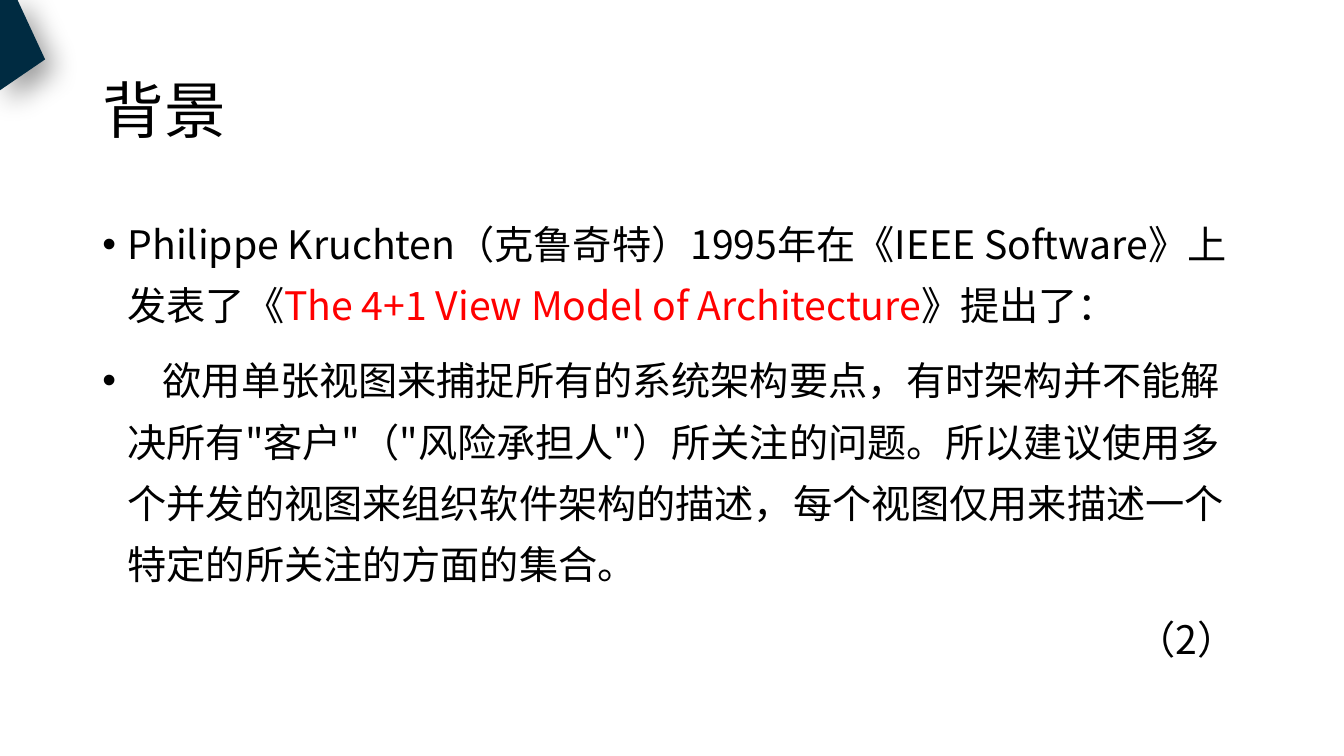
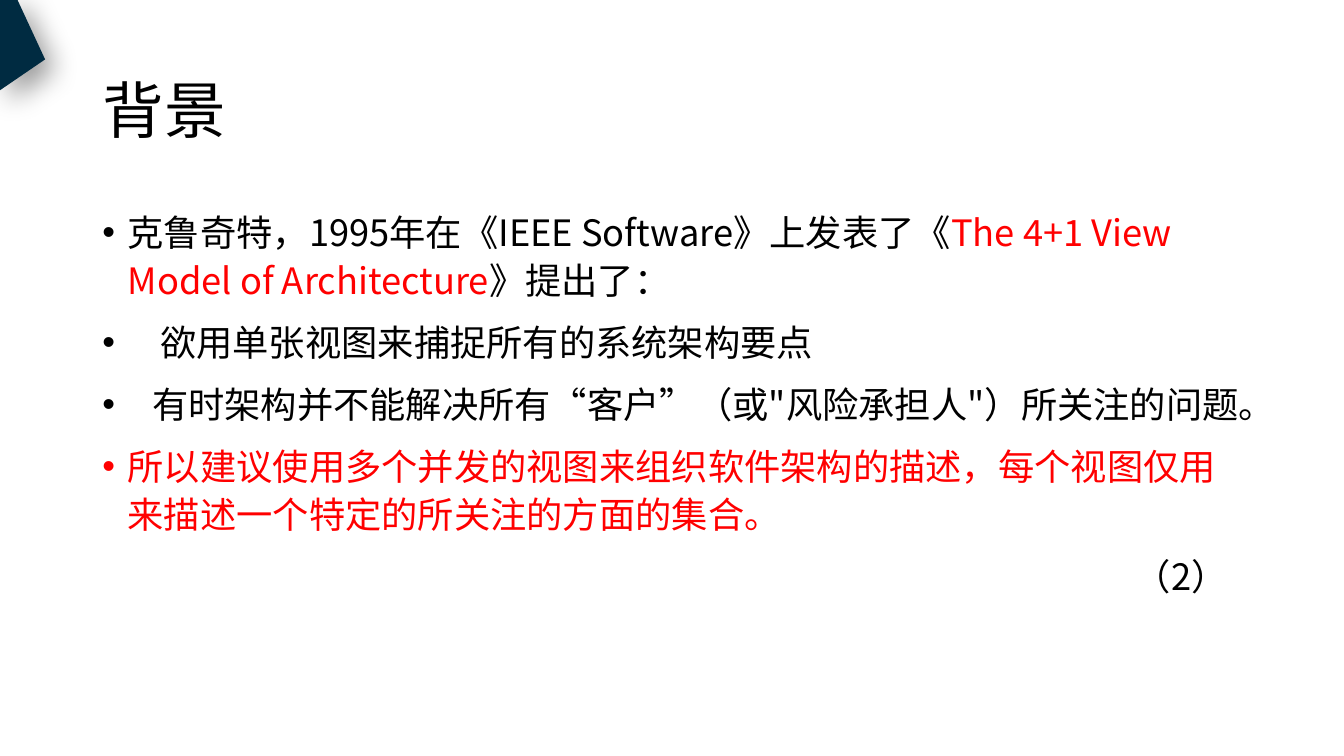
Before and after one commit to PRD2018-G18/PRD2018, a slide deck: slide 4 of 非受控文档/过程文档/UML/UML基础4/UML基础4.pptx. Drawn at 1344x756 pixels with LibreOffice and Linux fonts; fonts in the diff are those of the drawing. Boxes give left, top, right and bottom in pixels: in the first picture for what was removed or moved away, otherwise in the second. Text is boxed around its words. In the diff, an @@ line names an element or a change of style, - is before the commit and + after.

```diff
--- a/非受控文档/过程文档/UML/UML基础4/UML基础4.pptx
+++ b/非受控文档/过程文档/UML/UML基础4/UML基础4.pptx
@@ text at (x1=128, y1=215, x2=1275, y2=531): text changed; size 28 to 25.9 pt @@
-• Philippe Kruchten（克鲁奇特）1995年在《IEEE Software》上发表了《The 4+1 View Model of Architecture》提出了：
-• 欲用单张视图来捕捉所有的系统架构要点，有时架构并不能解决所有"客户"（"风险承担人"）所关注的问题。所以建议使用多个并发的视图来组织软件架构的描述，每个视图仅用来描述一个特定的所关注的方面的集合。
+• 克鲁奇特，1995年在《IEEE Software》上发表了《The 4+1 View Model of Architecture》提出了：
+• 欲用单张视图来捕捉所有的系统架构要点
+• 有时架构并不能解决所有“客户”（或"风险承担人"）所关注的问题。
+• 所以建议使用多个并发的视图来组织软件架构的描述，每个视图仅用来描述一个特定的所关注的方面的集合。
@@ text at (x1=1135, y1=559, x2=1228, y2=594): size 28 to 25.9 pt in "（2）"; line spacing 1.3 to 1.1 @@
```
Also in this commit, not shown: 29 other slides changed, 5 slides added, 14 slides removed, 4 other files.
